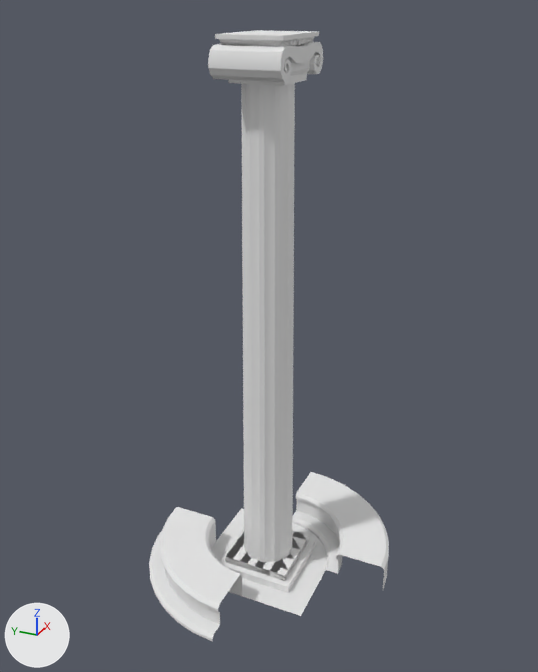
The Blender file blends/architecture.blend, before and after one commit.
One viewpoint serves both versions: a 50 mm lens placed at (-18.2, -8.21, 17.35), pointed at (0.01, -0.02, 8.25). Lighting does not change. The marker at lower left points along +X, +Y and +Z.

Objects in the first picture: 'ionic_column', 'plinth-concave', 'plinth-convex', 'tile1'.
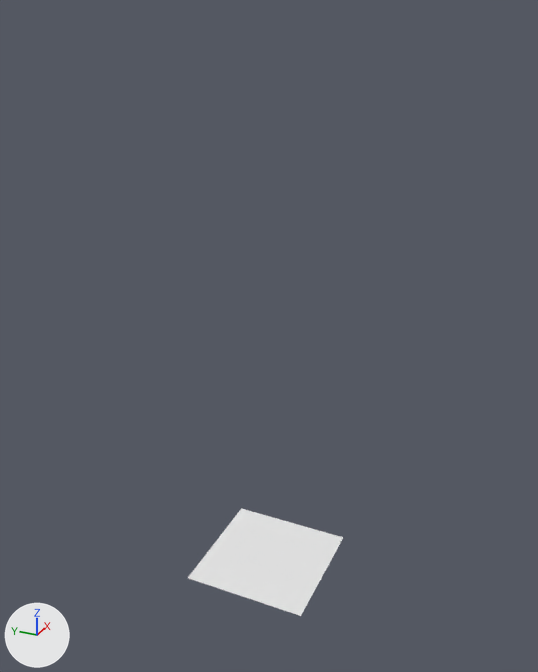
What changed in the scene script:
```text
Change me_cube:
    used by ob_tile1; location = (0.0, 0.0, 0.0)
    remove me_cube.from_pydata(...)  # 36 vertices, 17 faces; spans x -2.0..2.0, y -2.0..2.0, z 0.0
    add me_cube.from_pydata(...)  # 36 vertices, 46 faces; spans x -2.0..2.0, y -2.0..2.0, z 0.0
    me_cube part 1
    5 faces are deleted
    34 new faces join them
Change ob_plinth_concave:
    add ob_plinth_concave.hide_set(True)  # its collection is switched off
Change ob_plinth_convex:
    add ob_plinth_convex.hide_set(True)  # its collection is switched off
Change ob_ionic_column:
    add ob_ionic_column.hide_set(True)  # its collection is switched off
```

Where the change shows, as pixel boxes (x1, y1, x2, y2) in the pictures (538 x 672 px):
'ionic_column', hidden
    before: (208, 30, 323, 593)
'plinth-convex', hidden
    before: (149, 507, 242, 642)
'plinth-concave', hidden
    before: (293, 472, 389, 589)
part 1 of me_cube, built on
    after: (226, 530, 309, 587)
